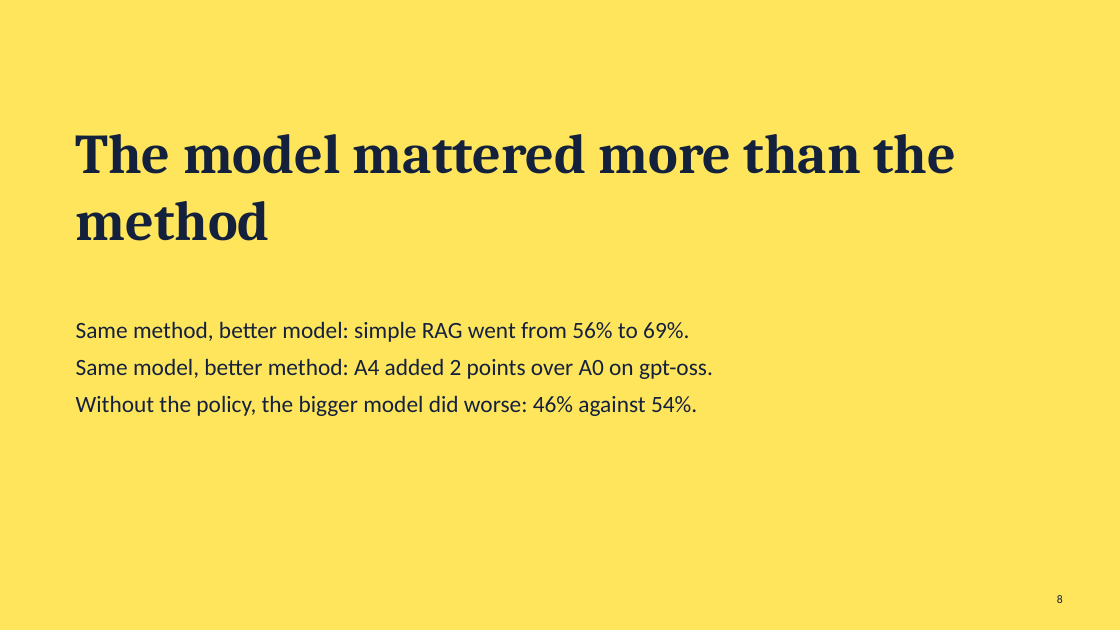
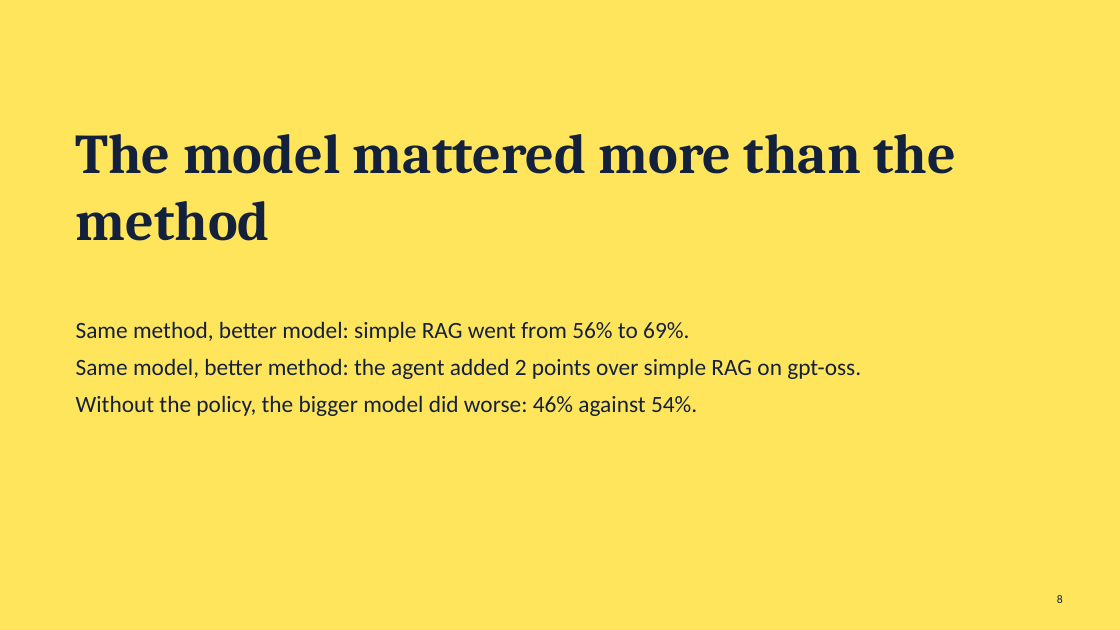
Before and after one commit to yezhan58-oss/insurance_policy_checker-rag, a slide deck: slide 8 of docs/IS469_presentation.pptx. Drawn at 1120x630 pixels with LibreOffice and Linux fonts; fonts in the diff are those of the drawing. Boxes give left, top, right and bottom in pixels: in the first picture for what was removed or moved away, otherwise in the second. Text is boxed around its words. In the diff, an @@ line names an element or a change of style, - is before the commit and + after.

Commit message:
Use setup names (Simple RAG, Workflow agent, ...) instead of codes on slides, script, demo and charts

```diff
--- a/docs/IS469_presentation.pptx
+++ b/docs/IS469_presentation.pptx
@@ text at [76,358,861,379]: text changed @@
-Same model, better method: A4 added 2 points over A0 on gpt-oss.
+Same model, better method: the agent added 2 points over simple RAG on gpt-oss.
```
Also in this commit, not shown: 6 other slides changed, 10 other files.
